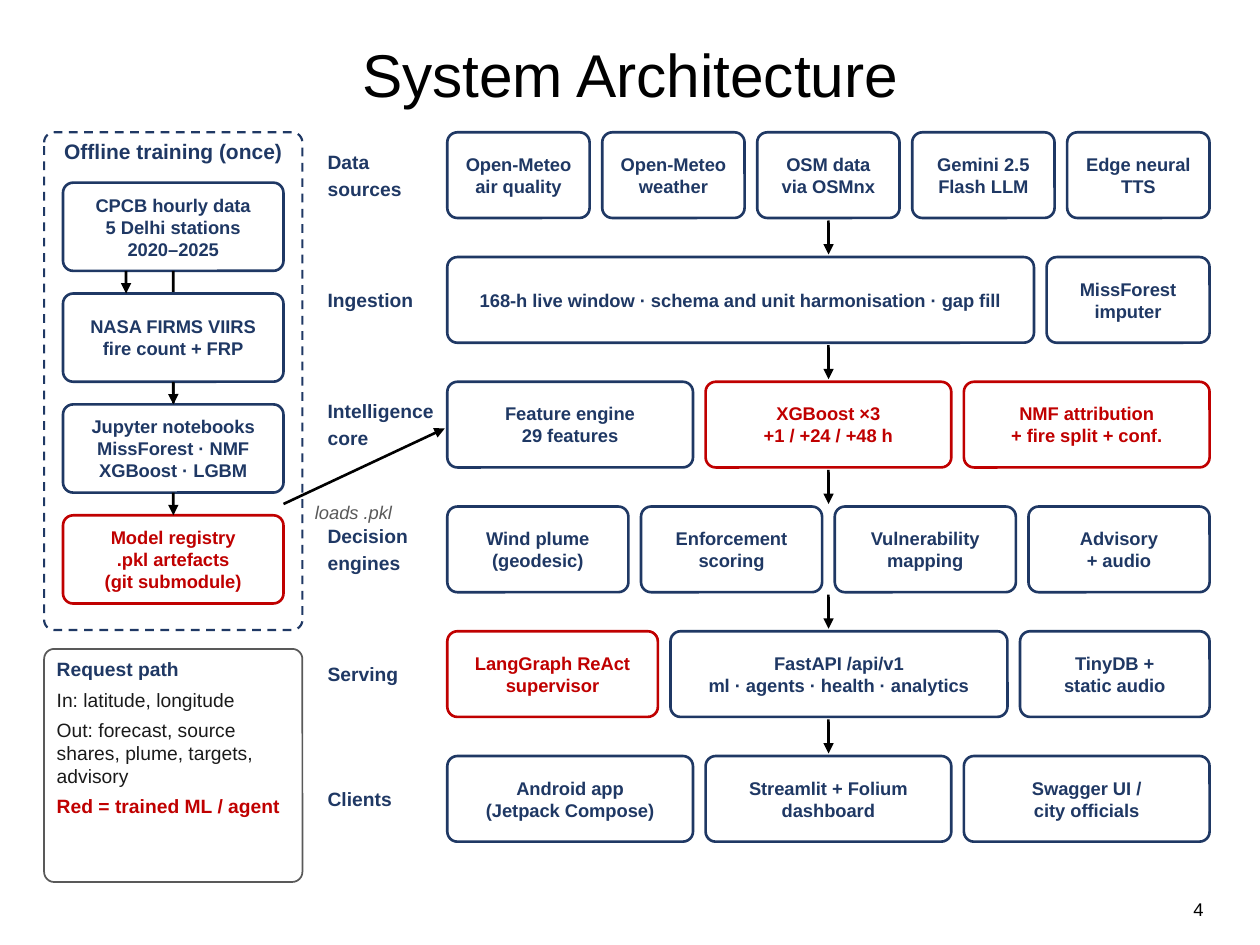
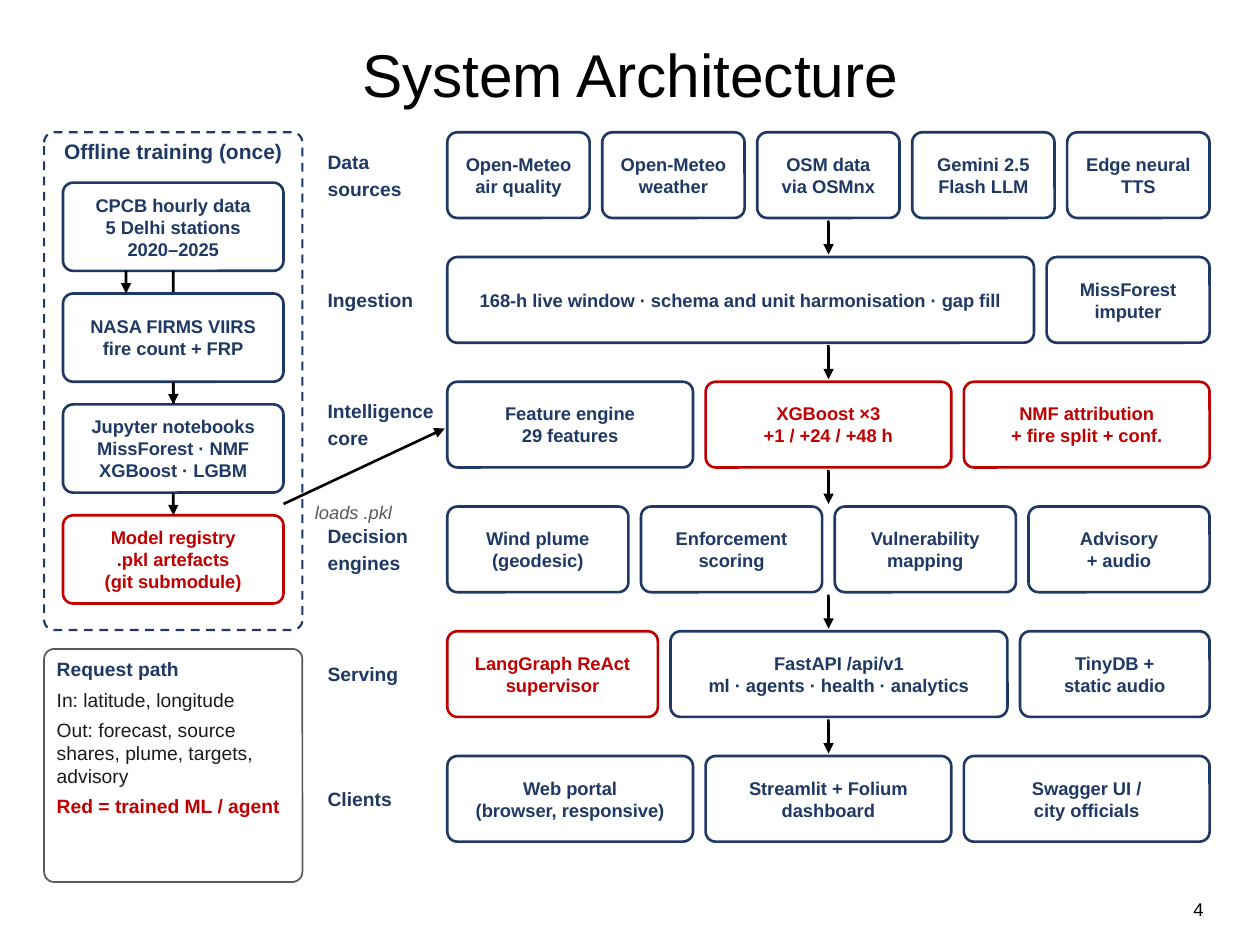
Before and after one commit to CyberKnight-cmd/Urban-Air-Unified, a slide deck: slide 4 of presentation/Urban_Air_Unified_Innovation_Project.pptx. Drawn at 1260x945 pixels with LibreOffice and Linux fonts; fonts in the diff are those of the drawing. Boxes give left, top, right and bottom in pixels: in the first picture for what was removed or moved away, otherwise in the second. Text is boxed around its words. In the diff, an @@ line names an element or a change of style, - is before the commit and + after.

```diff
--- a/presentation/Urban_Air_Unified_Innovation_Project.pptx
+++ b/presentation/Urban_Air_Unified_Innovation_Project.pptx
@@ text at box(476, 781, 664, 821): text changed @@
-Android app
-(Jetpack Compose)
+Web portal
+(browser, responsive)
```
Also in this commit, not shown: 8 other slides changed.
